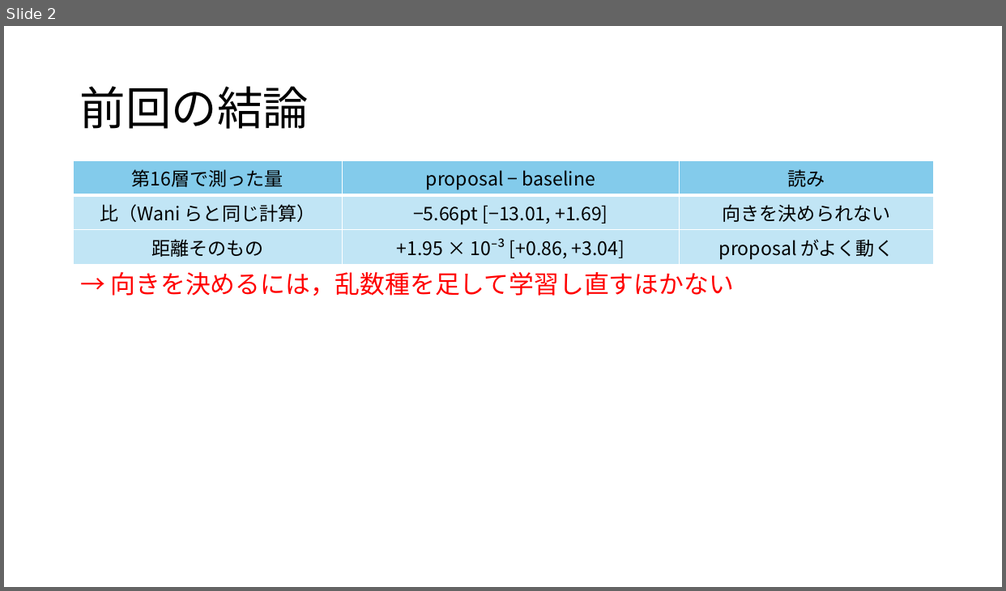
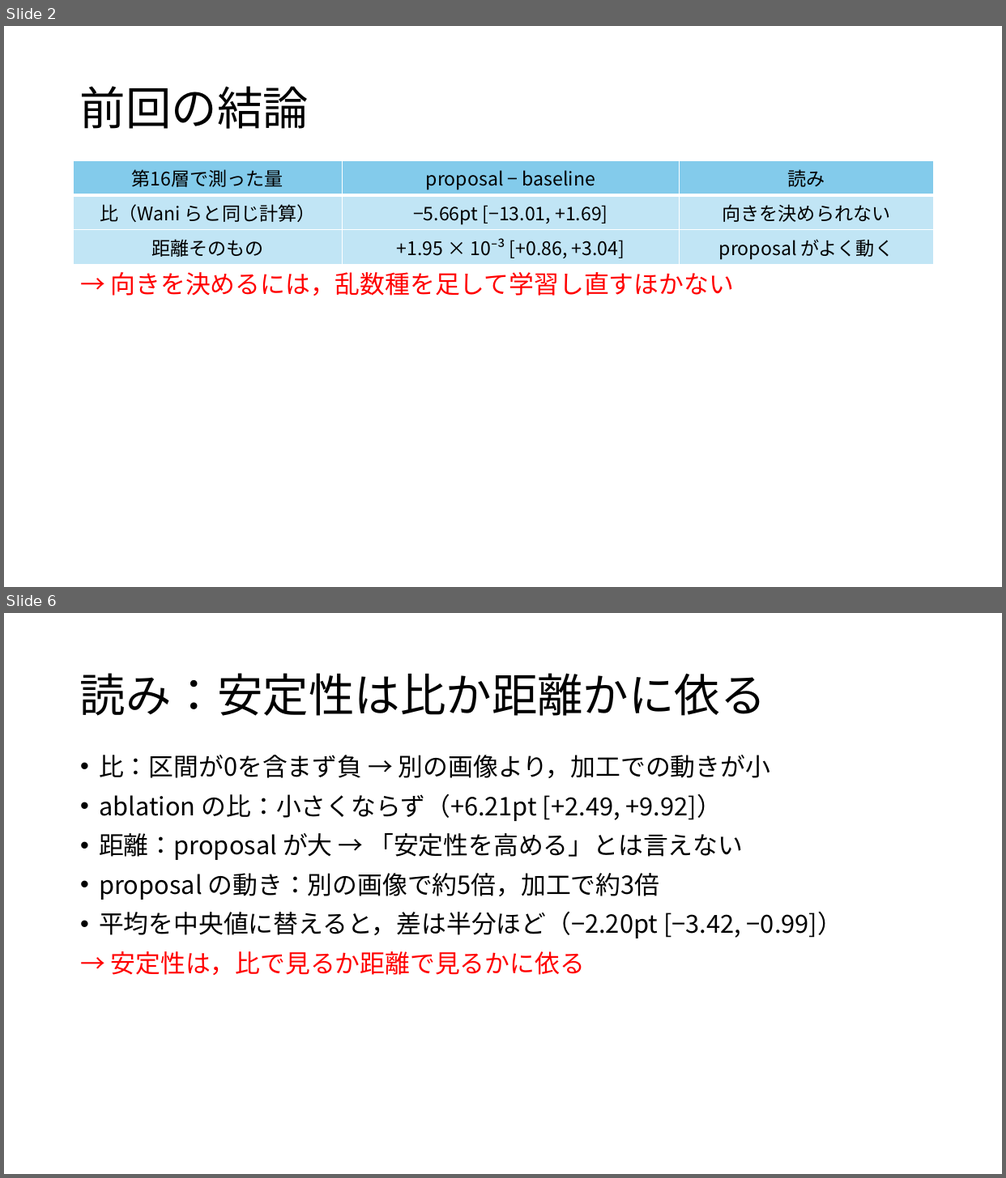
Before and after one commit to tomoking2004/cotar, a slide deck: presentations/20261106_進捗報告.pptx. Shown one above the other, each under a label of ours: slide 2 before the commit, slides 2 and 6 after it; the slides between them are not shown. The pictures are 1006x591 and 1006x1178 pixels, drawn with LibreOffice and Linux fonts; fonts in the diff are those of the drawing. Boxes give left, top, right and bottom in pixels: in the first picture for what was removed or moved away, otherwise in the second. Text is boxed around its words. In the diff, an @@ line names an element or a change of style, - is before the commit and + after.

Commit message:
docs: put the five-seed result into the seminar deck
- 資料：学習中の報告を，読み方・結果の一覧・読みの3枚に置き換えた
- 資料：ポスターのスライドと，今回したこと・今後の目標のポスターの項目を外した
- principles.md：進捗報告にポスターの作業の話は載せない，を規定にした

```diff
--- a/presentations/20261106_進捗報告.pptx
+++ b/presentations/20261106_進捗報告.pptx
@@ slide 6 added at <box>4,613,1002,1174</box>, background #FFFFFF @@
@@ title added at <box>80,673,766,716</box>, 44 pt, text #000000 @@
+読み：安定性は比か距離かに依る
@@ text added at <box>99,755,842,975</box>, 24 pt, text #000000 @@
+• 比：区間が0を含まず負 → 別の画像より，加工での動きが小
+• ablation の比：小さくならず（+6.21pt [+2.49, +9.92]）
+• 距離：proposal が大 → 「安定性を高める」とは言えない
+• proposal の動き：別の画像で約5倍，加工で約3倍
+• 平均を中央値に替えると，差は半分ほど（−2.20pt [−3.42, −0.99]）
+→ 安定性は，比で見るか距離で見るかに依る
```
Also in this commit, not shown: 2 slides changed, 2 other slides added, 2 slides removed, 1 other file.
